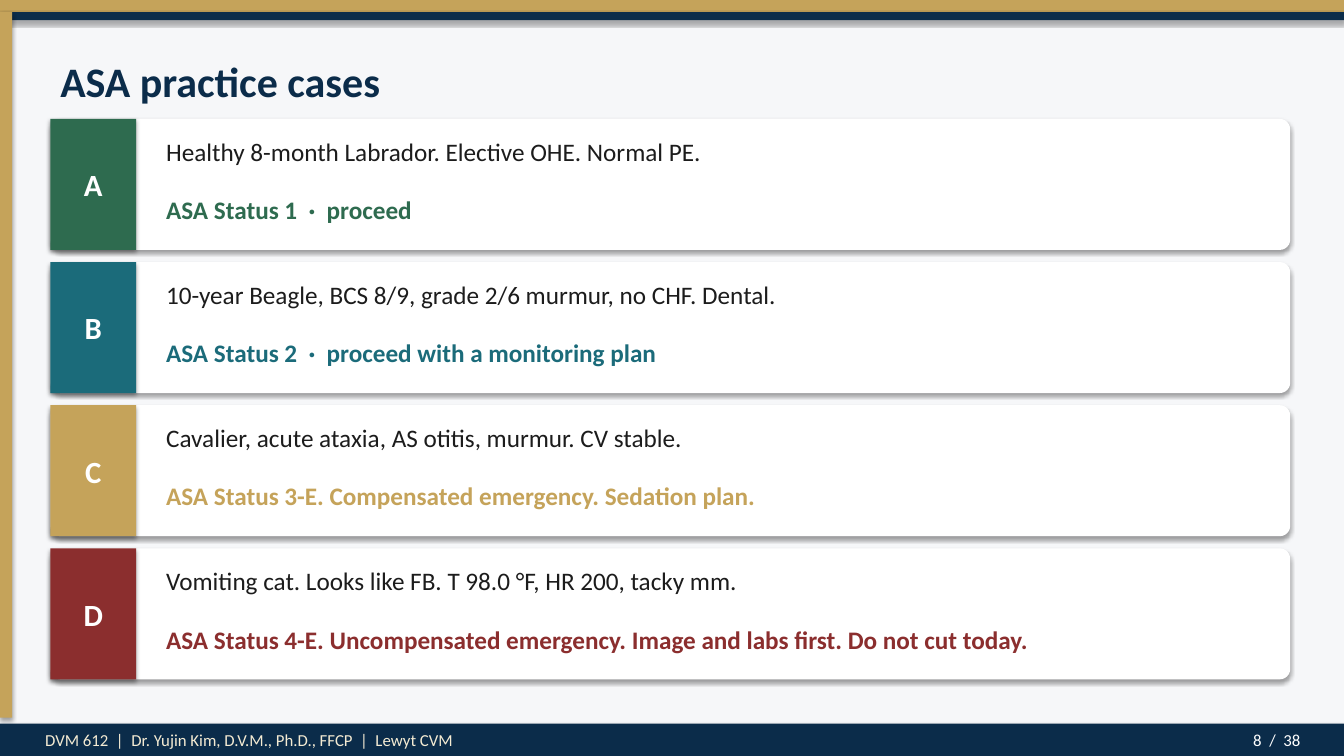
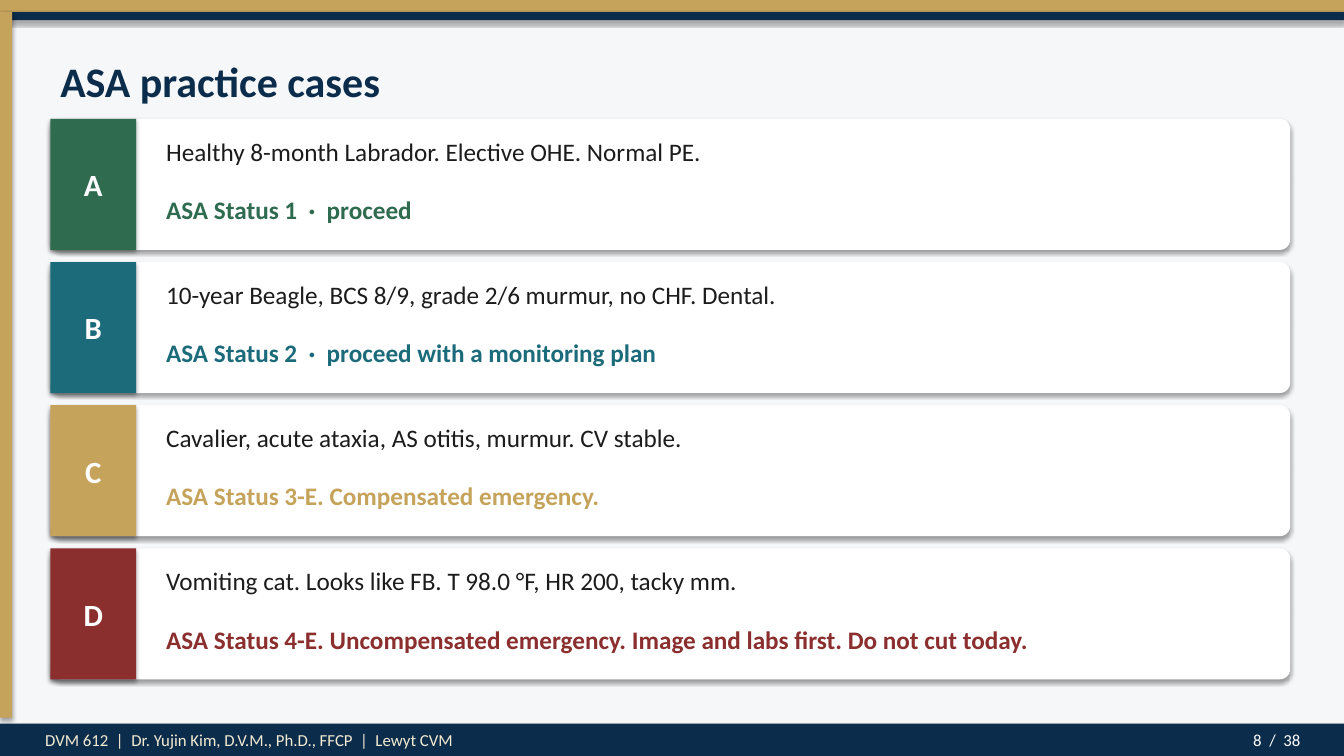
Before and after one commit to drkimvet/happycare, a slide deck: slide 8 of lectures/DVM-612_Week4_Preop_PatientPrep_Postop.pptx. Drawn at 1344x756 pixels with LibreOffice and Linux fonts; fonts in the diff are those of the drawing. Boxes give left, top, right and bottom in pixels: in the first picture for what was removed or moved away, otherwise in the second. Text is boxed around its words. In the diff, an @@ line names an element or a change of style, - is before the commit and + after.

```diff
--- a/lectures/DVM-612_Week4_Preop_PatientPrep_Postop.pptx
+++ b/lectures/DVM-612_Week4_Preop_PatientPrep_Postop.pptx
@@ text at <box>166,487,599,510</box>: text changed @@
-ASA Status 3-E. Compensated emergency. Sedation plan.
+ASA Status 3-E. Compensated emergency.
```
Also in this commit, not shown: 7 other slides changed, 6 other files.
